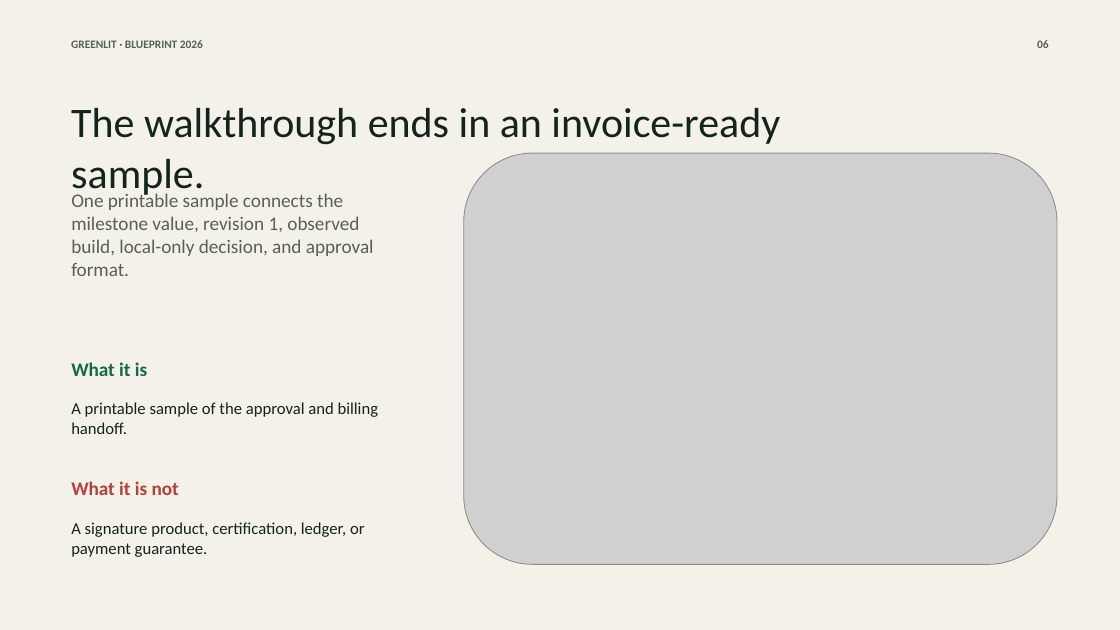
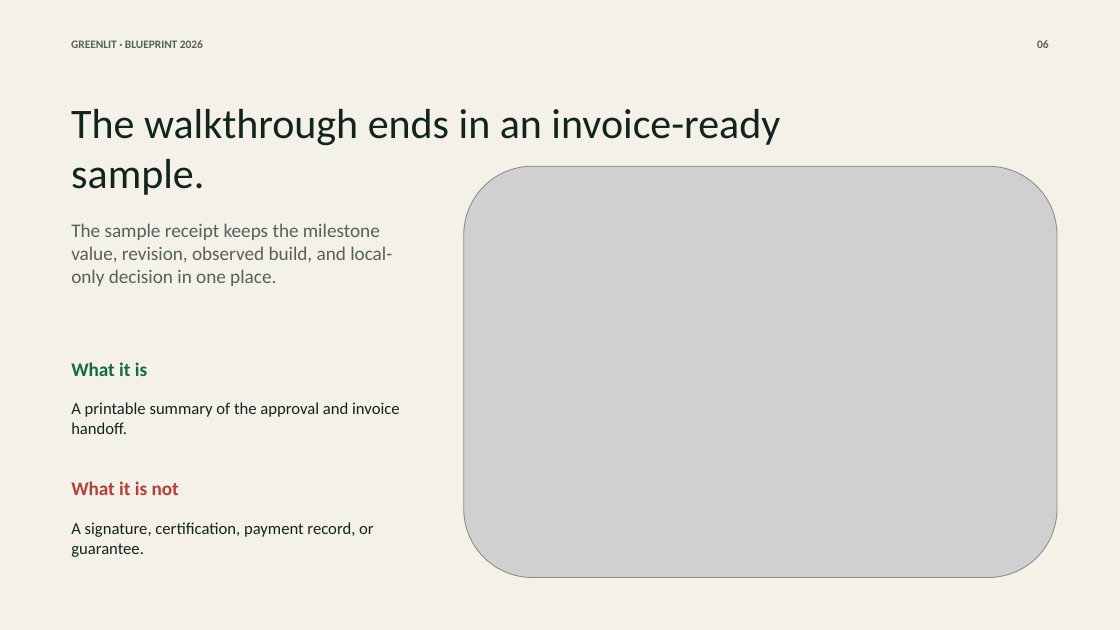
Before and after one commit to anayagarwalla-ai/greenlit, a slide deck: slide 6 of docs/hackathon/greenlit-blueprint-hackathon-deck.pptx. Drawn at 1120x630 pixels with LibreOffice and Linux fonts; fonts in the diff are those of the drawing; grey boxes stand for pictures. Boxes give left, top, right and bottom in pixels: in the first picture for what was removed or moved away, otherwise in the second. Text is boxed around its words. In the diff, an @@ line names an element or a change of style, - is before the commit and + after.

```diff
--- a/docs/hackathon/greenlit-blueprint-hackathon-deck.pptx
+++ b/docs/hackathon/greenlit-blueprint-hackathon-deck.pptx
@@ picture moved from (x1=464, y1=153, x2=1057, y2=565) to (x1=464, y1=166, x2=1057, y2=578) @@
@@ text at (x1=71, y1=223, x2=392, y2=286): text changed @@
-One printable sample connects the milestone value, revision 1, observed build, local-only decision, and approval format.
+The sample receipt keeps the milestone value, revision, observed build, and local-only decision in one place.
@@ text at (x1=71, y1=402, x2=400, y2=434): text changed @@
-A printable sample of the approval and billing handoff.
+A printable summary of the approval and invoice handoff.
@@ text at (x1=71, y1=522, x2=374, y2=557): text changed @@
-A signature product, certification, ledger, or payment guarantee.
+A signature, certification, payment record, or guarantee.
```
Also in this commit, not shown: 7 other slides changed, 1 other file.
